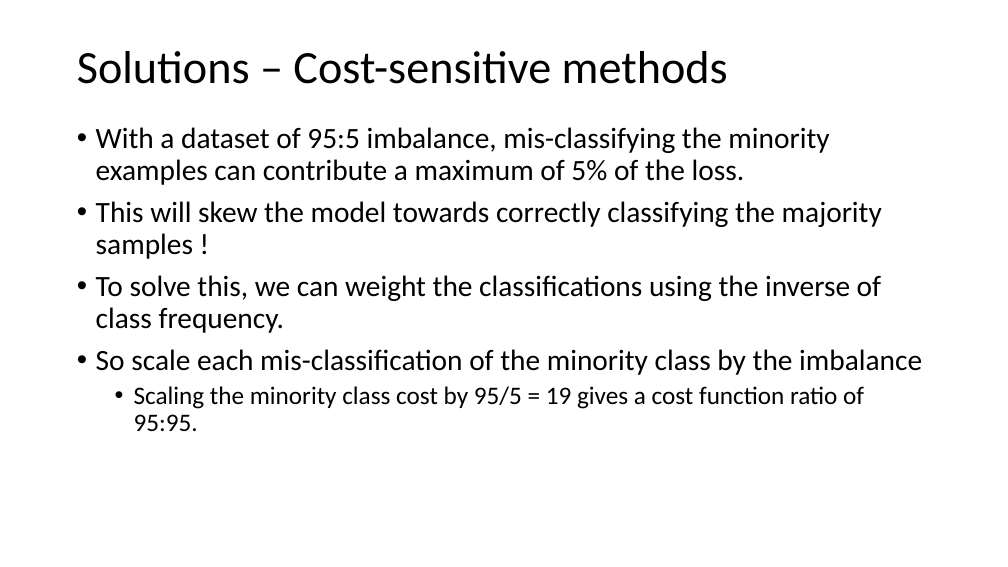
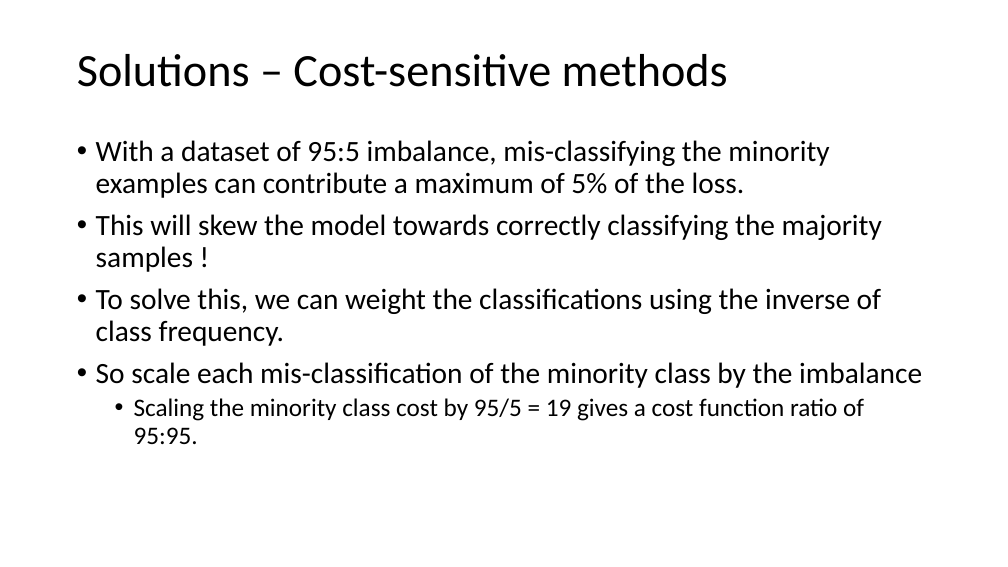
Before and after one commit to timgasser/acm_imbalanced_learning, a slide deck: slide 20 of acm_imbalance_datasets.pptx (slide 19 before the commit). Drawn at 1008x567 pixels with LibreOffice and Linux fonts; fonts in the diff are those of the drawing. Boxes give left, top, right and bottom in pixels: in the first picture for what was removed or moved away, otherwise in the second. Text is boxed around its words. In the diff, an @@ line names an element or a change of style, - is before the commit and + after.

```diff
--- a/acm_imbalance_datasets.pptx
+++ b/acm_imbalance_datasets.pptx
@@ text "With a dataset of 95:5 ..." moved from (x1=96, y1=127, x2=922, y2=431) to (x1=96, y1=140, x2=922, y2=444) @@
```
Also in this commit, not shown: 18 other slides changed, 5 slides added, 4 other files.
